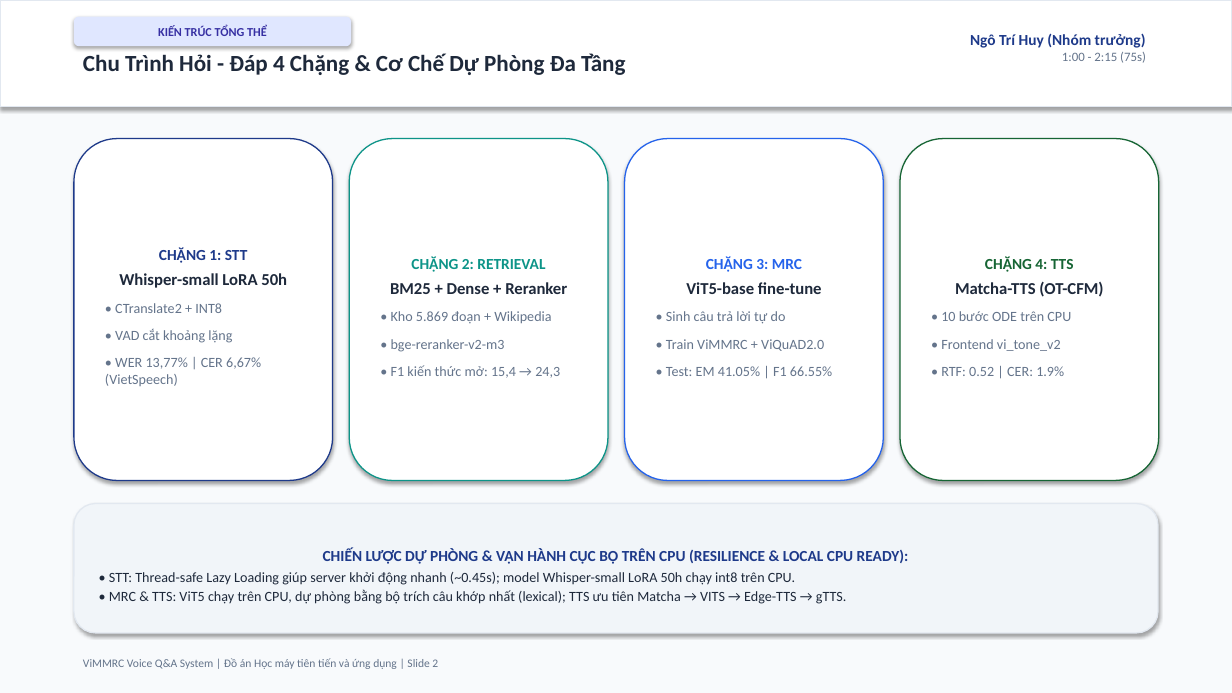
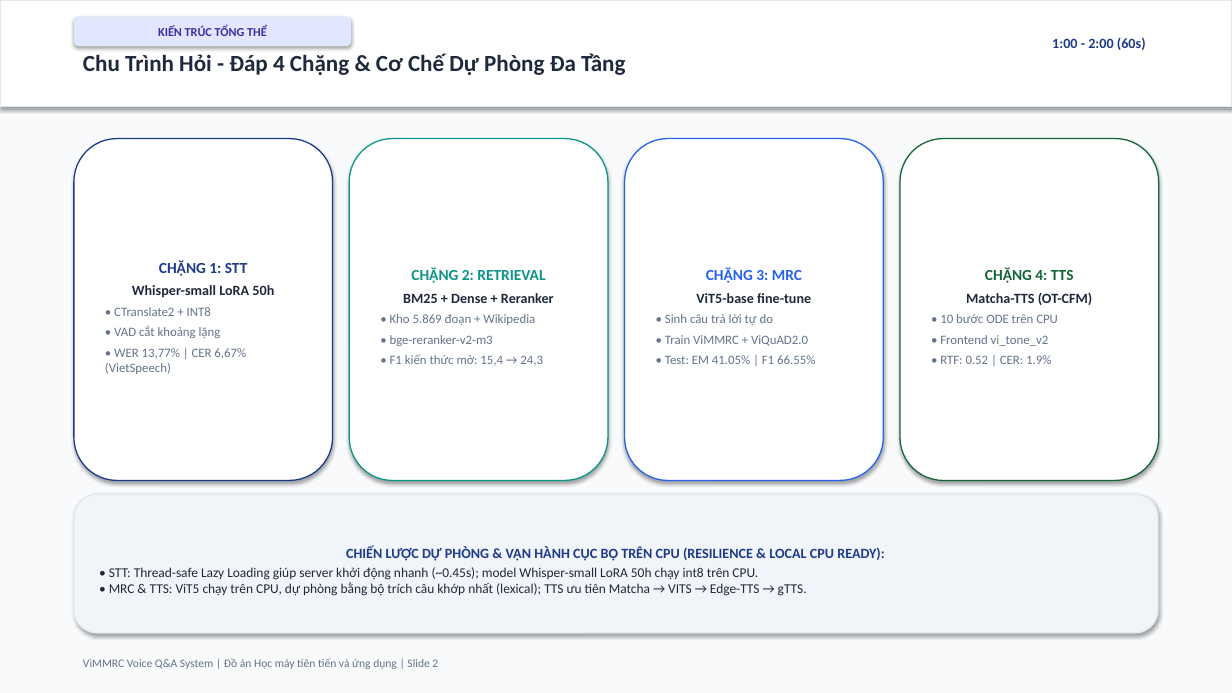
Before and after one commit to ngohuy04022000/vimmrc-qa-voice, a slide deck: slide 2 of docs/ViMMRC_Presentation_5min.pptx. Drawn at 1232x693 pixels with LibreOffice and Linux fonts; fonts in the diff are those of the drawing. Boxes give left, top, right and bottom in pixels: in the first picture for what was removed or moved away, otherwise in the second. Text is boxed around its words. In the diff, an @@ line names an element or a change of style, - is before the commit and + after.

Commit message:
feat(presentation): add publication training charts to 5m & 30m decks, remove roles/presenter names per slide, update docx/md docs

```diff
--- a/docs/ViMMRC_Presentation_5min.pptx
+++ b/docs/ViMMRC_Presentation_5min.pptx
@@ text at (x1=1052, y1=37, x2=1146, y2=50): text changed; size 12 to 11 pt @@
-Ngô Trí Huy (Nhóm trưởng)
-1:00 - 2:15 (75s)
+1:00 - 2:00 (60s)
@@ text in rounded rectangle at (x1=105, y1=285, x2=274, y2=374): size 13 to 11 pt in "Whisper-small LoRA 50h"; size 11 to 10 pt in "• CTranslate2 + INT8", "• VAD cắt khoảng lặng", "• WER 13,77% | CER 6,67% (VietSpeech)"; less space between paragraphs @@
@@ text in rounded rectangle at (x1=390, y1=293, x2=554, y2=366): size 13 to 11 pt in "BM25 + Dense + Reranker"; size 11 to 10 pt in "• Kho 5.869 đoạn + Wikipedia", "• bge-reranker-v2-m3", "• F1 kiến thức mở: 15,4 → ..."; less space between paragraphs @@
@@ text in rounded rectangle at (x1=665, y1=293, x2=815, y2=364): size 13 to 11 pt in "ViT5-base fine-tune"; size 11 to 10 pt in "• Sinh câu trả lời tự do", "• Train ViMMRC + ViQuAD2.0", "• Test: EM 41.05% | F1 66.55%"; less space between paragraphs @@
@@ text in rounded rectangle at (x1=940, y1=292, x2=1093, y2=364): size 13 to 11 pt in "Matcha-TTS (OT-CFM)"; size 11 to 10 pt in "• 10 bước ODE trên CPU", "• Frontend vi_tone_v2", "• RTF: 0.52 | CER: 1.9%"; less space between paragraphs @@
@@ rounded rectangle "CHIẾN LƯỢC DỰ PHÒNG & ..." resized from (x1=74, y1=504, x2=1158, y2=633) to (x1=74, y1=494, x2=1158, y2=633) @@
@@ text in rounded rectangle at (x1=109, y1=567, x2=807, y2=596): text changed; size 11 to 10.5 pt @@
-• STT: Thread-safe Lazy Loading giúp server khởi động nhanh (~0.45s); model Whisper-small LoRA 50h chạy int8 trên CPU.
-• MRC & TTS: ViT5 chạy trên CPU, dự phòng bằng bộ trích câu khớp nhất (lexical); TTS ưu tiên Matcha → VITS → Edge-TTS → gTTS.
+• STT: Thread-safe Lazy Loading giúp server khởi động nhanh (~0.45s); model Whisper-small LoRA 50h chạy int8 trên CPU.
+• MRC & TTS: ViT5 chạy trên CPU, dự phòng bằng bộ trích câu khớp nhất (lexical); TTS ưu tiên Matcha → VITS → Edge-TTS → gTTS.
@@ text in rounded rectangle at (x1=346, y1=546, x2=884, y2=561): size 12 to 11 pt in "CHIẾN LƯỢC DỰ PHÒNG & VẬN HÀNH ..." @@
```
Also in this commit, not shown: 5 other slides changed, 1 slide added, 37 other files.
